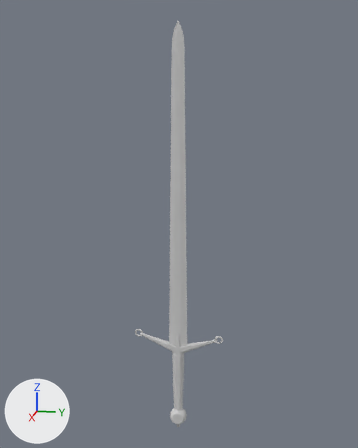
A saved change to the FBX model Game/Game/Assets/modelData/LargeSword.fbx.
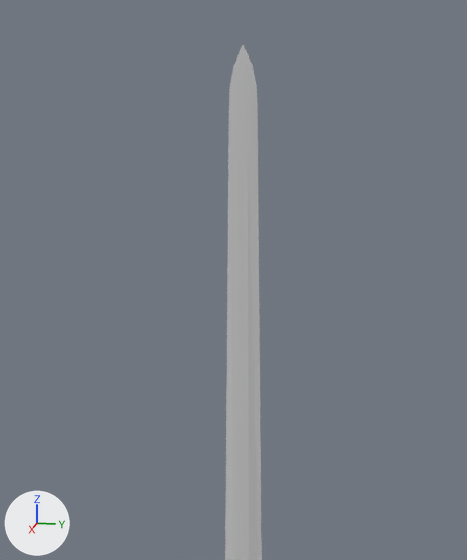
The first picture shows the older version from a 50 mm lens placed at (2.372, 0.48, 1.438), pointed at (-0.024, 0.0, 0.839). The close-ups show both versions on the part from 19% to 78% of the width and 0% to 56% of the height of that picture; other places that the commit changed are outside them. Every picture has the same lights, and +X, +Y and +Z are marked at lower left.
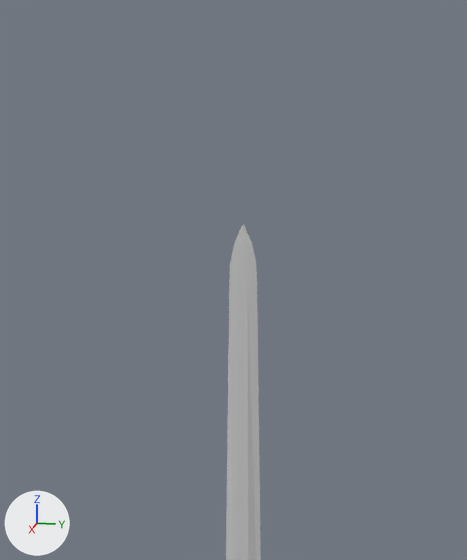
The edits, one by one:
me_mesh has 583 vertices, 1132 faces and spans x -0.03..0.03, y -0.24..0.24, z -1.8..0.32.
me_mesh is used by ob_object001; location (0.0, 0.0, 0.0); rotation (0.0, -3.142, 0.0), in degrees (0, -180, 0).
me_mesh part 1: all 32 vertices in x 0.0, y -0.03..0.03, z -1.8..-1.68 are moved by (0.0, 0.0, 0.36).

Where the change shows, as pixel boxes (x1, y1, x2, y2) in the close-ups (467 x 560 px):
'Object001', reshaped: before (225, 45, 262, 560); after (226, 225, 261, 560)
